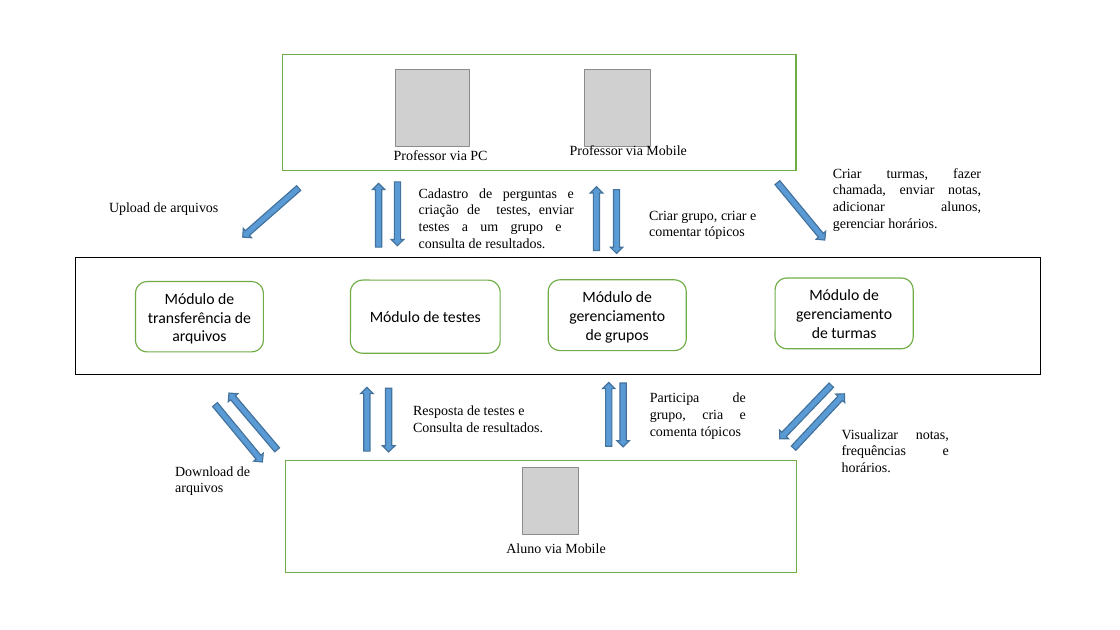
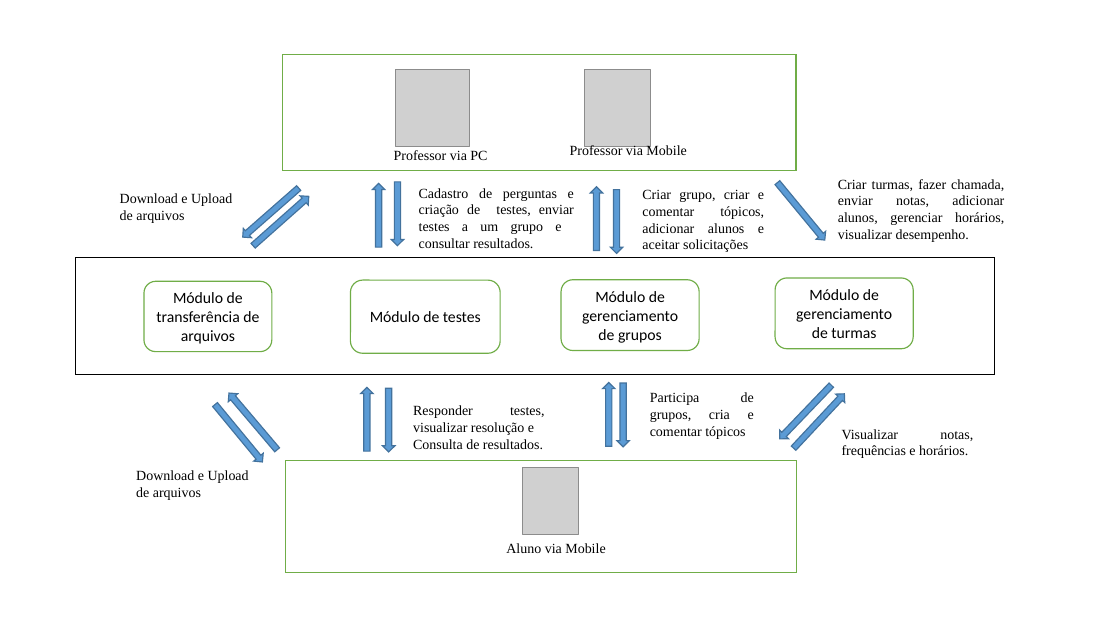
Before and after one commit to FatimaFerreiradeSousa/TCC-Mobile-Leaning, a slide deck: slide 1 of TCC - Documento/Prototipos/Apresentação1.pptx. Drawn at 1120x630 pixels with LibreOffice and Linux fonts; fonts in the diff are those of the drawing; grey boxes stand for pictures. Boxes give left, top, right and bottom in pixels: in the first picture for what was removed or moved away, otherwise in the second. Text is boxed around its words. In the diff, an @@ line names an element or a change of style, - is before the commit and + after.

```diff
--- a/TCC - Documento/Prototipos/Apresentação1.pptx
+++ b/TCC - Documento/Prototipos/Apresentação1.pptx
@@ text at [838, 179, 1004, 242]: text changed @@
-Criar turmas, fazer chamada, enviar notas, adicionar alunos, gerenciar horários.
+Criar turmas, fazer chamada, enviar notas, adicionar alunos, gerenciar horários, visualizar desempenho.
@@ text at [120, 193, 232, 223]: text changed @@
-Download de arquivos
+Download e Upload de arquivos
@@ up arrow added at [249, 192, 313, 251], fill #5B9BD5, outline #43739E 1 pt @@
@@ text at [419, 188, 574, 248]: text changed @@
-Cadastro de perguntas e criação de testes, enviar testes a um grupo e consulta de resultados.
+Cadastro de perguntas e criação de testes, enviar testes a um grupo e consultar resultados.
@@ text at [642, 189, 764, 252]: text changed @@
-Criar grupo, criar e comentar tópicos
+Criar grupo, criar e comentar tópicos, adicionar alunos e aceitar solicitações
@@ rectangle: place and size @@
-rectangle at [76, 258, 1041, 375]
+rectangle at [76, 258, 995, 375]
@@ rounded rectangle "Módulo de transferência de arquivos": place and size @@
-rounded rectangle "Módulo de transferência de arquivos" at [135, 281, 263, 352]
+rounded rectangle "Módulo de transferência de arquivos" at [144, 281, 271, 352]
@@ rounded rectangle "Módulo de gerenciamento de grupos": place and size @@
-rounded rectangle "Módulo de gerenciamento de grupos" at [549, 280, 686, 350]
+rounded rectangle "Módulo de gerenciamento de grupos" at [561, 280, 699, 350]
@@ text at [413, 405, 544, 435]: text changed @@
-Resposta de testes e
+Responder testes, visualizar resolução e
@@ text at [650, 392, 754, 439]: text changed @@
-Participa de grupo, cria e comenta tópicos
+Participa de grupos, cria e comentar tópicos
@@ text "Visualizar notas, frequências e horários." rewrapped from [842, 429, 949, 472] to [842, 429, 973, 458] @@
@@ text at [136, 470, 249, 500]: text changed @@
-Upload de arquivos
+Download e Upload de arquivos
```
Also in this commit, not shown: 2 other files.
